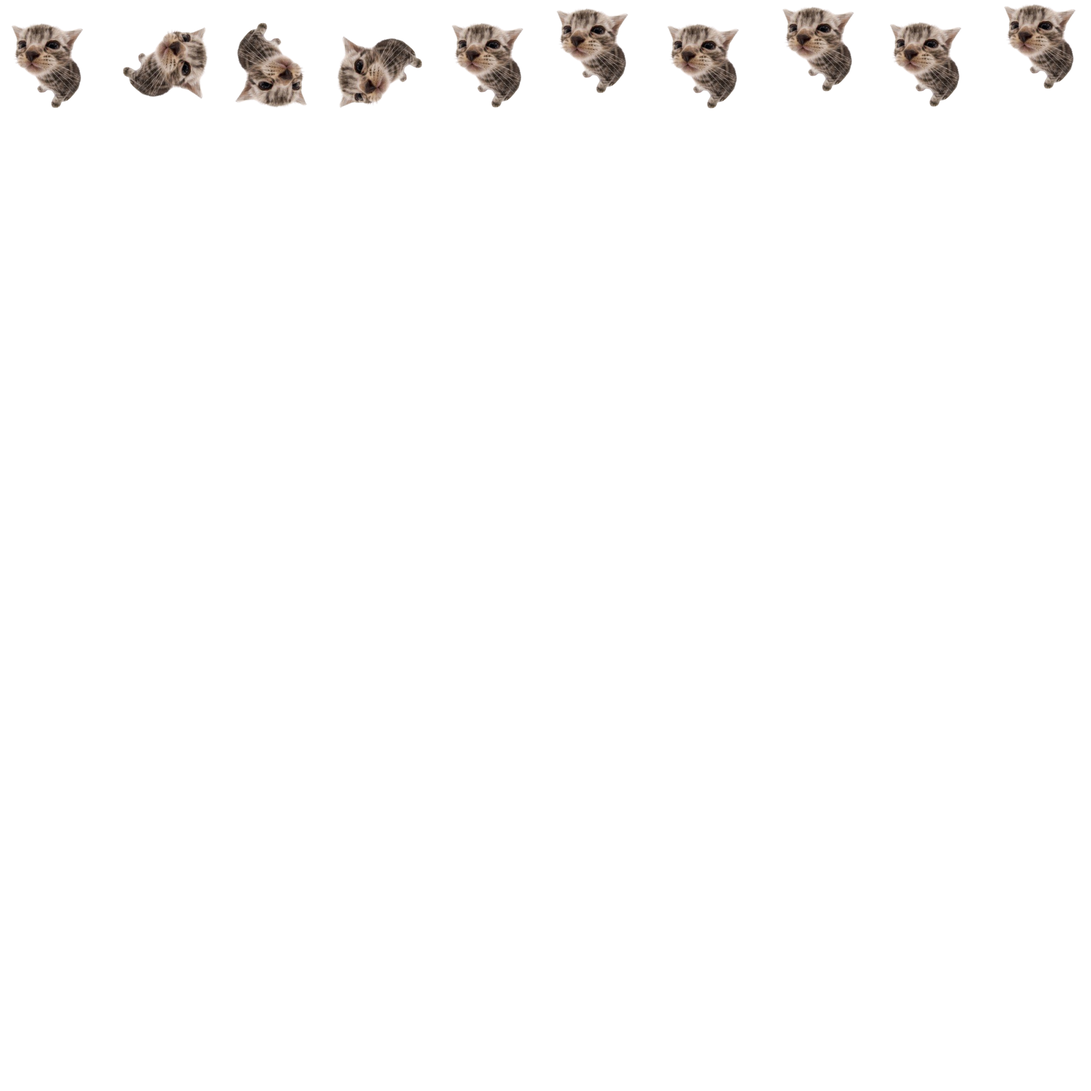
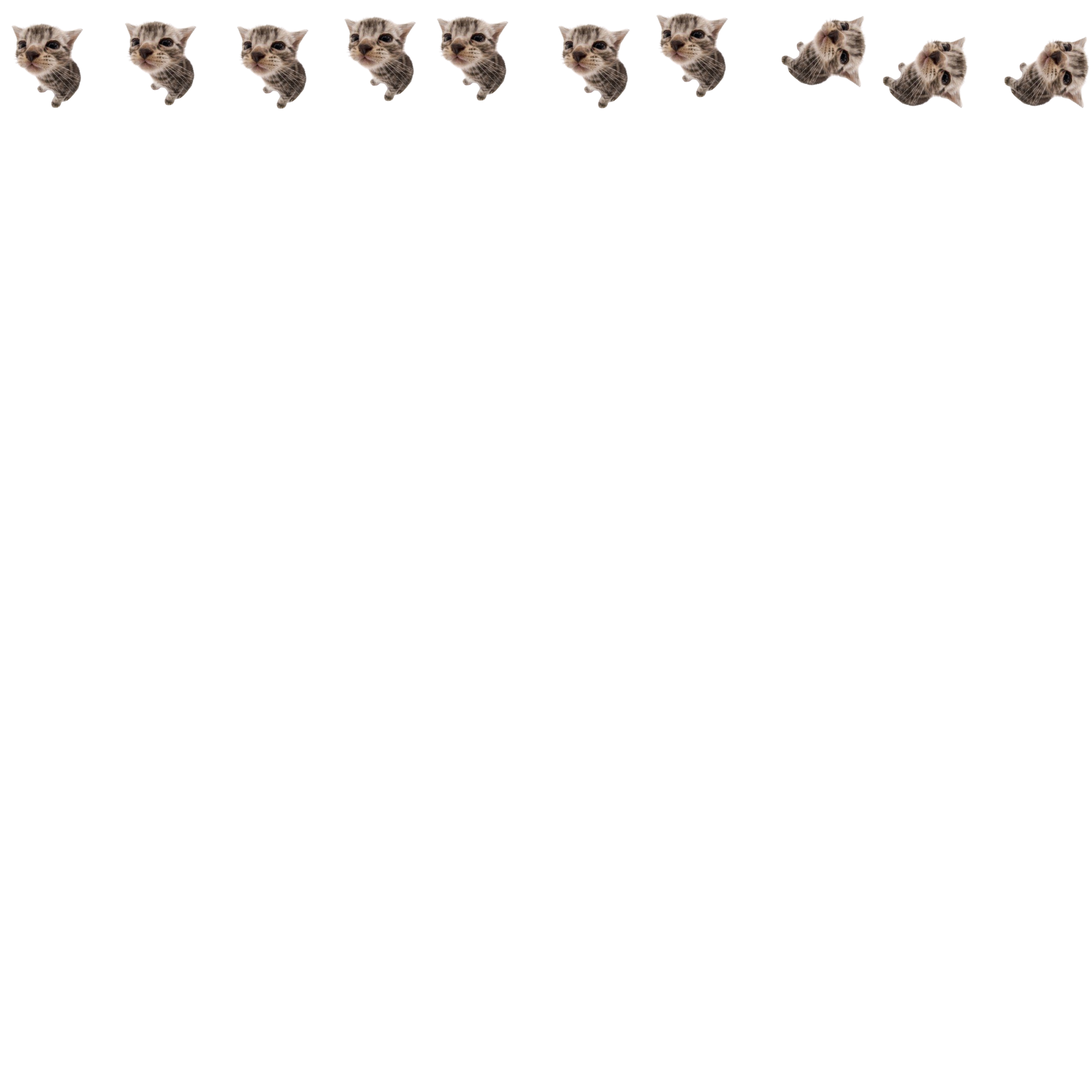
Layers edited between the first and the second 1091 × 1091 image:
added layer "GoodCat1 copy #8" above "GoodCat1 copy #7" over [1004, 36, 1090, 109]
added layer "GoodCat1 copy #7" above "GoodCat1 copy #6" over [883, 36, 969, 109]
added layer "GoodCat1 copy #6" above "GoodCat1 copy #5" over [781, 15, 867, 88]
added layer "GoodCat1 copy #5" above "GoodCat1 copy #4" over [656, 12, 729, 99]
painted on "GoodCat1 copy #4" over [437, 3, 1077, 109]
removed layer "GoodCat1 copy #3" over [451, 6, 963, 109]
painted on "GoodCat1 copy #2" over [337, 16, 423, 108]
painted on "GoodCat1 copy #1" over [235, 22, 309, 110]
painted on "GoodCat1 copy" over [122, 20, 209, 106]
